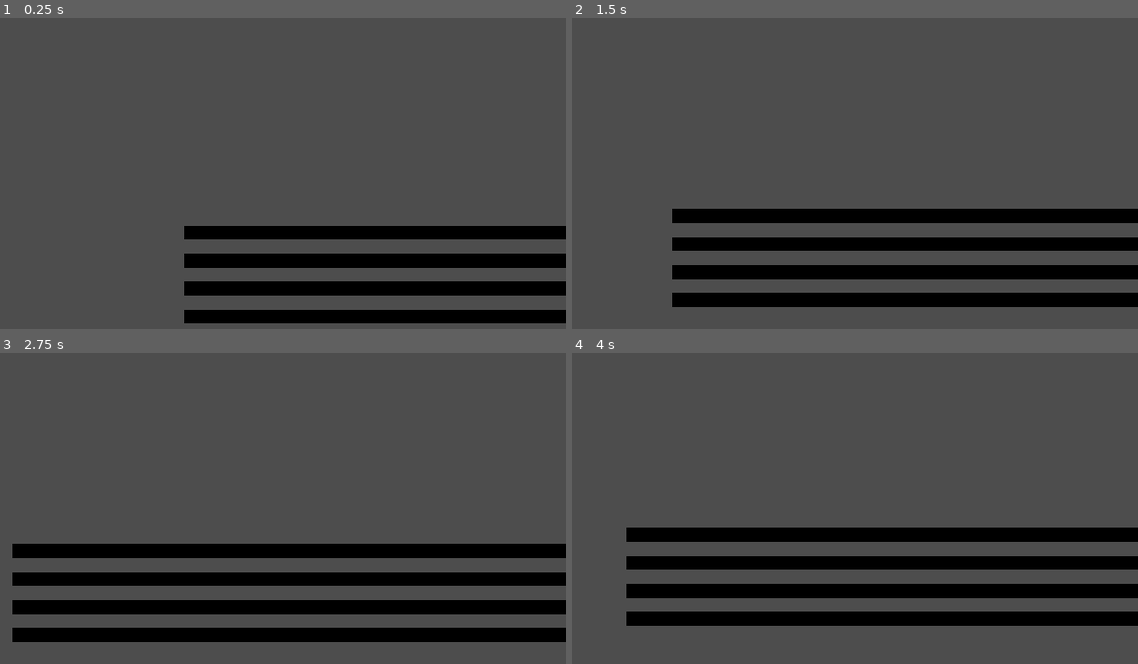
Above: before the commit, frames 1-4 (two rows, left to right).
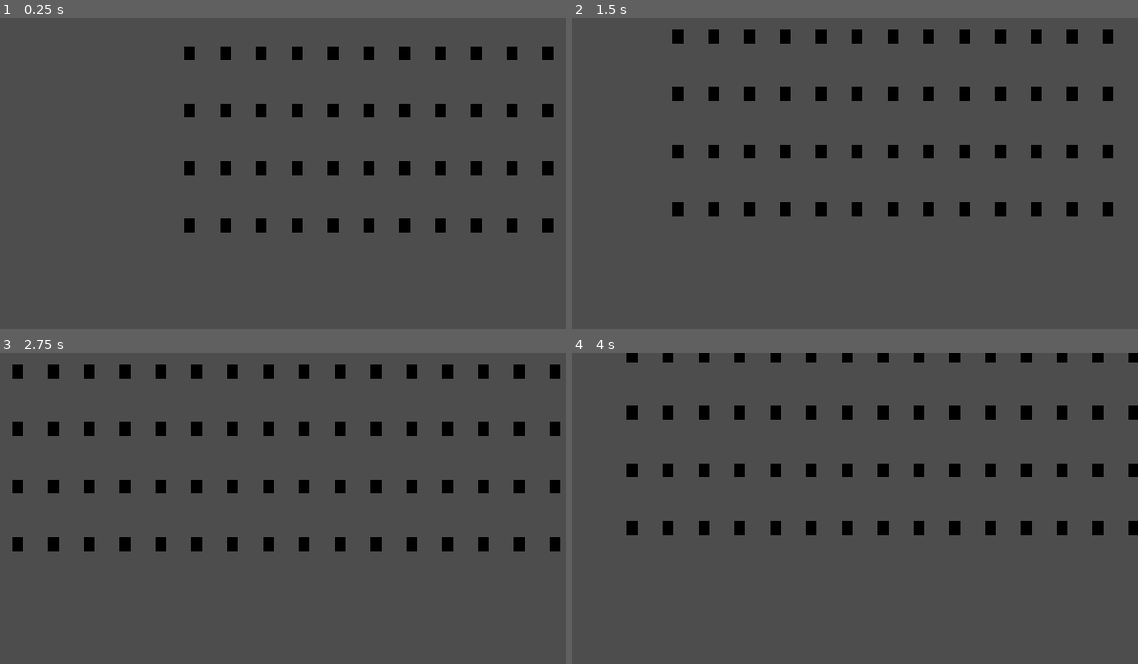
Above: after the commit, the same moments.

Repository: JDS890/CSC475-DSP-Visualisation
Game: Godot game, scene res://Scenes/spectrogram_stems/spectrogram_stems.tscn
Two runs of this game, one before a commit and one after it. Both use one fixed random seed, a clock stepped at 60 frames per second and the inputs below. This scene is started directly instead of the project's main scene.
Inputs (mouse positions are in pixels of both pictures, inside the frame that each line leads up to):
- Up to frame 1 (0.25 s): no input
- Up to frame 2 (1.5 s): tap Enter at 0.5 s; move the mouse to (922, 210) at 0.52 s; hold D 0.53-1.25 s; tap Q at 0.6 s; click (922, 210) at 0.67 s; drag from (605, 254) to (719, 319) at 1.27 s
- Up to frame 3 (2.75 s): tap Space at 2 s; move the mouse to (260, 474) at 2.02 s; hold D from 2.03 s (still down); tap Shift at 2.1 s
- Up to frame 4 (4 s): release D at 2.75 s; drag from (719, 654) to (outside the picture) at 2.77 s; tap Enter at 3.5 s; move the mouse to (985, 632) at 3.52 s; hold A from 3.53 s (still down); tap Q at 3.6 s

The runs differ from the first frame. In frame 1, 15% of the frame differs, in the area x 32-100%, y 9-99%; in frame 2, 18%; in frame 3, 22%, in the area x 2-100%, y 3-93%; in frame 4, 20%.

Commit message:
Add support for multiple stems in shader

Diff:
--- a/spectrum_2D/Scenes/spectrogram_stems/spectrogram_stems.tscn
+++ b/spectrum_2D/Scenes/spectrogram_stems/spectrogram_stems.tscn
@@ -19,15 +19,11 @@
 
 [node name="S1" parent="." instance=ExtResource("3_2mdqd")]
 
-[node name="S2" parent="." instance=ExtResource("3_2mdqd")]
-transform = Transform3D(1, 0, 0, 0, 1, 0, 0, 0, 1, 0, 0, 1)
-
-[node name="S3" parent="." instance=ExtResource("3_2mdqd")]
-transform = Transform3D(1, 0, 0, 0, 1, 0, 0, 0, 1, 0, 0, 2)
-
-[node name="S4" parent="." instance=ExtResource("3_2mdqd")]
-transform = Transform3D(1, 0, 0, 0, 1, 0, 0, 0, 1, 0, 0, 3)
-
 [node name="MeshInstance3D" type="MeshInstance3D" parent="."]
 visible = false
 mesh = SubResource("SphereMesh_oqv72")
+
+[node name="Camera3D" type="Camera3D" parent="."]
+transform = Transform3D(1, 0, 0, 0, 1, 0, 0, 0, 1, 64, -0.025, 50)
+projection = 1
+size = 72.833
--- a/spectrum_2D/Scenes/spectrogram_stems/spectrum_3d.tscn
+++ b/spectrum_2D/Scenes/spectrogram_stems/spectrum_3d.tscn
@@ -1,13 +1,18 @@
 [gd_scene load_steps=5 format=3 uid="uid://cmwx3pasdfry"]
 
-[ext_resource type="PackedScene" uid="uid://bubibdc6g2b8h" path="res://Scenes/spectrogram_stems/spectrum.glb" id="1_tqhrk"]
+[ext_resource type="PackedScene" uid="uid://cm7rdy437csn" path="res://Scenes/spectrogram_stems/spectrum.glb" id="1_tqhrk"]
 [ext_resource type="Shader" path="res://Shaders/spectrogram_stem.gdshader" id="2_ol03x"]
 [ext_resource type="Script" path="res://Scripts/spectrum_3d.gd" id="2_sjrhr"]
 
 [sub_resource type="ShaderMaterial" id="ShaderMaterial_3lmkc"]
 render_priority = 0
 shader = ExtResource("2_ol03x")
-shader_parameter/heights = PackedFloat32Array()
+shader_parameter/bins = null
+shader_parameter/bins_per_spec = 100.0
+shader_parameter/spec_scale = 36.667
+shader_parameter/bin_width = 0.303
+shader_parameter/spec_separation = 4.111
+shader_parameter/spec_colors = PackedColorArray(0, 1, 0, 1, 0.780392, 0, 0, 1, 0, 0, 1, 1, 1, 0, 0.941176, 1, 1, 0.956863, 0, 1)
 
 [node name="Spectrum3D" instance=ExtResource("1_tqhrk")]
 script = ExtResource("2_sjrhr")
--- a/spectrum_2D/Scripts/menu_scene.gd
+++ b/spectrum_2D/Scripts/menu_scene.gd
@@ -1,6 +1,6 @@
 extends Control
 
-@onready var
+# @onready var
 
 # Called when the node enters the scene tree for the first time.
 func _ready():
@@ -34,4 +34,4 @@
 	else:
 		print("Something's gone wrong with the dir!")
 
-	var stroing = Global.res_path + "/" + Global.songname + "/" + Global.songname + " - Bass.mp3"
+	# var stroing = Global.res_path + "/" + Global.songname + "/" + Global.songname + " - Bass.mp3"
--- a/spectrum_2D/Scripts/spectrograms.gd
+++ b/spectrum_2D/Scripts/spectrograms.gd
@@ -1,60 +1,64 @@
 extends Node3D
 
+# @export var bus_names_init: Array = ["Original Bus", "Bass Bus", "Drum Bus", "Fusion Bus", "Piano Bus"]
+@export var bus_names_init: Array = ["Original Bus"]
 
-# @export var bus_names: Array = ["Original Bus", "Bass Bus", "Drum Bus", "Fusion Bus", "Piano Bus"]
-@export var bus_names: Array = ["Original Bus"]
+@export var bass_mp3_path: String = "res://Audio Samples/Like a Shadow/Like a Shadow - Bass.mp3"
+@export var drums_mp3_path: String = "res://Audio Samples/Like a Shadow/Like a Shadow - Drum.mp3"
+@export var other_mp3_path: String = "res://Audio Samples/Like a Shadow/Like a Shadow - Other.mp3"
+@export var piano_mp3_path: String = "res://Audio Samples/Like a Shadow/Like a Shadow - Piano.mp3"
+@export var vocal_mp3_path: String = "res://Audio Samples/Like a Shadow/Like a Shadow - Vocal.mp3"
+@export var original_mp3_path: String = "res://Audio Samples/Like a Shadow/Like a Shadow.mp3"
 
-const MAX_SPECTROGRAMS: int = 5
-const MAX_VU_COUNT: int = 256
+const SPEC_MAX: int = 5
+const BINS_PER_SPEC_MAX: int = 256
 
-var ae_instances: Array = []
-var spectrums: Array = []
+var spectrum_analyzer_effects: Array = []
+var spectrums: PackedFloat32Array = PackedFloat32Array()
+var material: Material = null
 
-# Note to self: vu_count is the number of vertical bars in the spectrogram
+# ToDo: Connect UI signals to functions in this script that update these variables
+var freq_min: float = 100.0
+var freq_max: float = 15000.0
+var min_db: float = 60.0
+var bins_per_spec: int = 256
+var height_scale: float = 1.0
+
+
+# ToDo: UI signal should pass an array of bus names for the
+
+func _add_audio_stream_players():
+	# bass, vocal, drums, piano, other, fusion, original
+	var bus_names = ["Bass Bus", "Vocal Bus", "Drum Bus", "Piano Bus", "Other Bus", "Fusion Bus", "Original Bus"]
+
+
+func _set_ae_instances(bus_names: Array):
+	# clear array
+	for i in range(min(bus_names.size(), SPEC_MAX)):
+		spectrum_analyzer_effects.append(AudioServer.get_bus_effect_instance( AudioServer.get_bus_index(bus_names[i]), 0 ))
+	spectrums.fill(0.0)
 
 func _ready():
-
-	# var node: MeshInstance3D = get_node("S1").get_child(0)
-	# get material
-	# print(node)
-	# print(node.position)
-	# print(node.get_surface_override_material(0))
-	 # var a = node.
+	spectrums.resize(BINS_PER_SPEC_MAX * SPEC_MAX)
+	_set_ae_instances(bus_names_init)
+	material = get_node("S1").get_child(0).get_surface_override_material(0)
 
 
 
-	# print(node.get_surface_material(0))
+func _process(_delta):
 
-		# print children
-	# for child in node.get_children():
-	#     print(child)
+	for j in range(spectrum_analyzer_effects.size()):
 
-	# get child named "Cube"
+		var freq_prev = freq_min
+		var spectrum = spectrum_analyzer_effects[j]
+		var freq_step = (freq_max - freq_min) / bins_per_spec
 
+		for i in range(bins_per_spec):
+			var freq = (i + 1) * freq_step + freq_min
+			var magnitude = spectrum.get_magnitude_for_frequency_range(freq_prev, freq).length()
+			var energy = clamp((min_db + linear_to_db(magnitude)) / min_db, 0, 1)
+			spectrums[(j << 8) + i] = energy
+			freq_prev = freq
 
-	for i in range(min(bus_names.size(), MAX_SPECTROGRAMS)):
-		ae_instances.append(AudioServer.get_bus_effect_instance( AudioServer.get_bus_index(bus_names[i]), 0 ))
-		spectrums.append(PackedFloat32Array())
-		spectrums[i].resize(MAX_VU_COUNT)
-		spectrums[i].fill(1.0)
-
-
-func _process(delta):
-
-	for j in range(ae_instances.size()):
-
-		var prev_hz = Global.FREQ_MIN
-		var spectrum = ae_instances[j]
-
-		for i in range(Global.vu_count):
-			var hz = ((i + 1) * (Global.FREQ_MIN + Global.FREQ_MAX) / Global.vu_count) + Global.FREQ_MIN
-			var magnitude = spectrum.get_magnitude_for_frequency_range(prev_hz, hz).length()
-			var energy = clamp((Global.MIN_DB + linear_to_db(magnitude)) / Global.MIN_DB, 0, 1)
-			spectrums[j][i] = energy * Global.HEIGHT
-			prev_hz = hz
-
-		# Send the spectrum to the shader
-		get_node("S1").get_child(0).get_surface_override_material(0).set_shader_parameter("heights", spectrums[j])
-		print(delta)
-
-		#  get_node("S1").set("spectrum" + str(j), spectrums[j])
+	# Update shader uniform
+	material.set_shader_parameter("bins", spectrums)
--- a/spectrum_2D/Shaders/spectrogram_stem.gdshader
+++ b/spectrum_2D/Shaders/spectrogram_stem.gdshader
@@ -1,16 +1,56 @@
 shader_type spatial;
-uniform float heights[256];
+
+// ToDo
+// Create combined spectrogram (don't need extra data, but need extra mesh)
+// Create total, difference spectrograms (both need extra data and mesh)
+
+// Size = 256 bins * 5 spec = 1280
+uniform float bins[1280];
+uniform float bins_per_spec : hint_range(1, 256) = 100;
+uniform float spec_scale : hint_range(0.01, 100.0) = 1.0;
+uniform float bin_width : hint_range(0.1, 1.0) = 0.5;
+uniform float spec_separation : hint_range(0.0, 10.0) = 1.0;
+uniform vec4 spec_colors[5]: source_color;
+
 
 void vertex() {
-	float index = trunc(VERTEX.x);
-	float x_offset = VERTEX.x - index - 0.25;
-	VERTEX = vec3(0.5 * index + x_offset, VERTEX.y * heights[int(index)] * 100.0 / 255.0, VERTEX.z);
+
+	float bin_index = trunc(VERTEX.x);
+	float stem_index = trunc(-VERTEX.z);
+
+	if (bin_index < bins_per_spec) {
+
+		float height = bins[(int(stem_index) << 8) + int(bin_index)];
+
+		if (height > -1.0) { // Make this height > 0.0 to improve performance
+			float x_offset = VERTEX.x - bin_index - 0.25; // 0.0 or 0.5
+			float z_offset = VERTEX.z + stem_index + 0.25; // 0.0 or 0.5
+
+			VERTEX = vec3(
+				(0.5 * bin_index + x_offset * bin_width) * (256.0 / bins_per_spec),
+				VERTEX.y * height * spec_scale,
+				//VERTEX.y * spec_scale,
+				-0.5 * spec_separation * stem_index + z_offset
+			);
+
+			COLOR = spec_colors[int(stem_index)];
+		}
+		else {
+			VERTEX = vec3(0.0);
+		}
+	}
+	else {
+		VERTEX = vec3(0.0);
+	}
 }
 
 void fragment() {
 	// Called for every pixel the material is visible on.
 	//ALBEDO = COLOR.rgb;
-	ALBEDO = vec3(0.0, 0.0, 1.0);
+	//ALBEDO = spec_colors[int(stem_index)].rgb;
+	//ALPHA = spec_colors[int(stem_index)].a;
+	ALBEDO = COLOR.rgb;
+	ALPHA = COLOR.a;
 }
 
 //void light() {
Binary file changed: spectrum_2D/Scenes/spectrogram_stems/spectrum.glb
Not shown, changed: spectrum.blend
